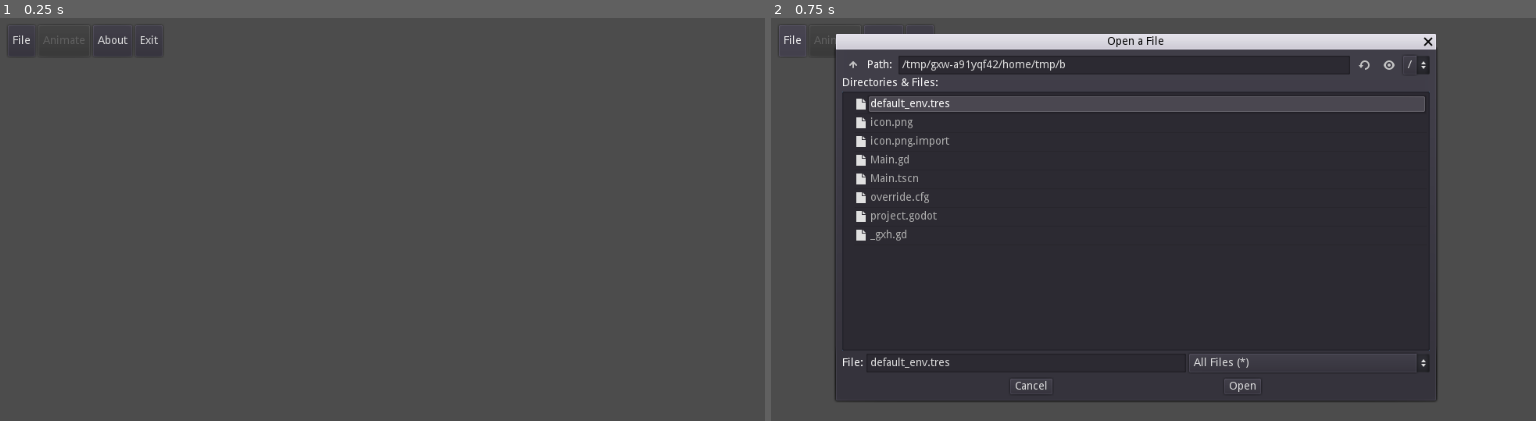
Above: before the commit, frames 1-2 (left to right).
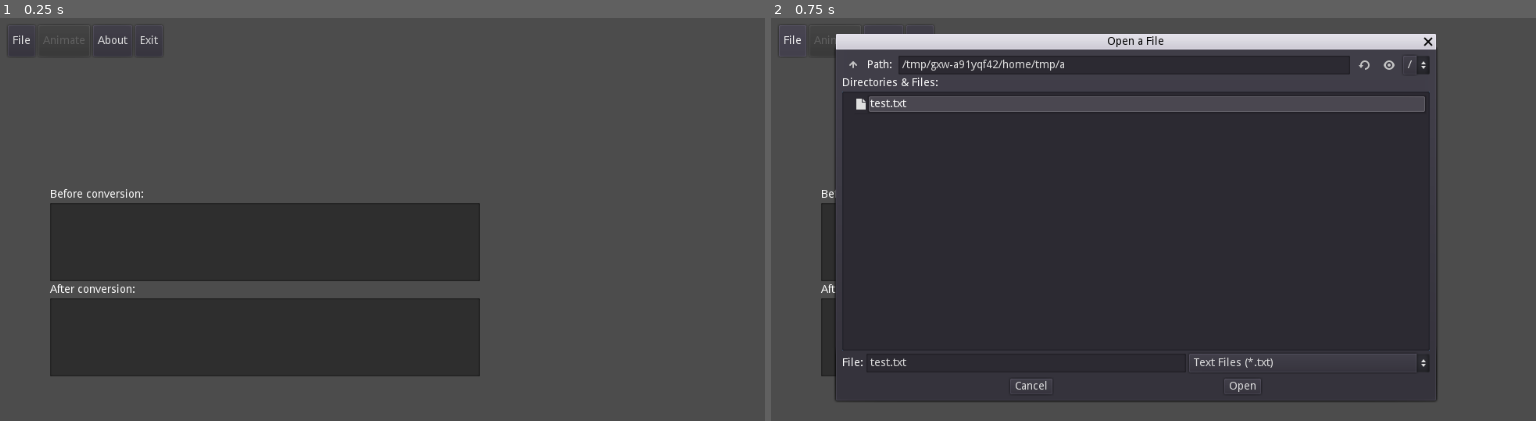
Above: after the commit, the same moments.

Repository: fresh-ter/Edu
Game: Godot game, scene res://Main.tscn
The game is run twice, just before and just after one commit, with the same random seed, the same clock (stepped at 60 frames per second) and the same inputs.
Inputs:
- Up to frame 1 (0.25 s): no input
- Up to frame 2 (0.75 s): click "File" at 0.5 s

The runs differ from the first frame. In frame 1, 22% of the frame differs, in the area x 6-63%, y 42-89%; in frame 2, 1.8%.

Commit message:
Update prog_lab_12

Diff:
--- a/1y2s/prog_lab_12/Main.gd
+++ b/1y2s/prog_lab_12/Main.gd
@@ -22,6 +22,9 @@
 	var file = File.new()
 	file.open(filepath, file.READ)
 	var content = file.get_as_text()
+
+	$VBoxContainer/TextEdit.text = content
+
 	print (content)
 	file.close()
 
--- a/1y2s/prog_lab_12/Main.tscn
+++ b/1y2s/prog_lab_12/Main.tscn
@@ -46,9 +46,10 @@
 margin_right = 416.0
 margin_bottom = 184.0
 rect_min_size = Vector2( 400, 140 )
-window_title = "Открыть файл"
+window_title = "Open a File"
 mode = 0
 access = 2
+filters = PoolStringArray( "*.txt ; Text Files" )
 current_dir = "/Projects/edu/1y2s/prog_lab_12"
 current_path = "/Projects/edu/1y2s/prog_lab_12/"
 
@@ -60,6 +61,37 @@
 
 2022"
 
+[node name="VBoxContainer" type="VBoxContainer" parent="."]
+margin_left = 109.0
+margin_top = 254.0
+margin_right = 149.0
+margin_bottom = 294.0
+
+[node name="Label" type="Label" parent="VBoxContainer"]
+margin_right = 550.0
+margin_bottom = 14.0
+text = "Before conversion:"
+
+[node name="TextEdit" type="TextEdit" parent="VBoxContainer"]
+margin_top = 18.0
+margin_right = 550.0
+margin_bottom = 118.0
+rect_min_size = Vector2( 550, 100 )
+readonly = true
+
+[node name="Label2" type="Label" parent="VBoxContainer"]
+margin_top = 122.0
+margin_right = 550.0
+margin_bottom = 136.0
+text = "After conversion:"
+
+[node name="TextEdit2" type="TextEdit" parent="VBoxContainer"]
+margin_top = 140.0
+margin_right = 550.0
+margin_bottom = 240.0
+rect_min_size = Vector2( 550, 100 )
+readonly = true
+
 [connection signal="pressed" from="HBoxContainer/FileButton" to="." method="_on_FileButton_pressed"]
 [connection signal="pressed" from="HBoxContainer/AboutButton" to="." method="_on_AboutButton_pressed"]
 [connection signal="pressed" from="HBoxContainer/ExitButton" to="." method="_on_ExitButton_pressed"]
Not shown, added: 1y2s/prog_lab_12/test.txt
